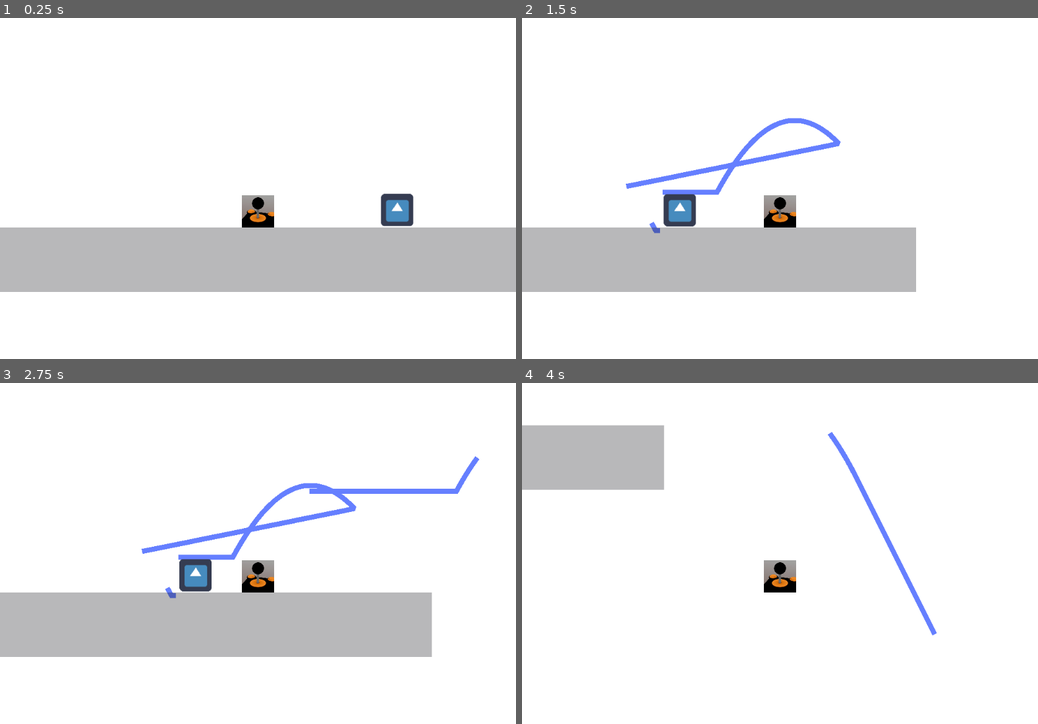
Above: before the commit, frames 1-4 (two rows, left to right).
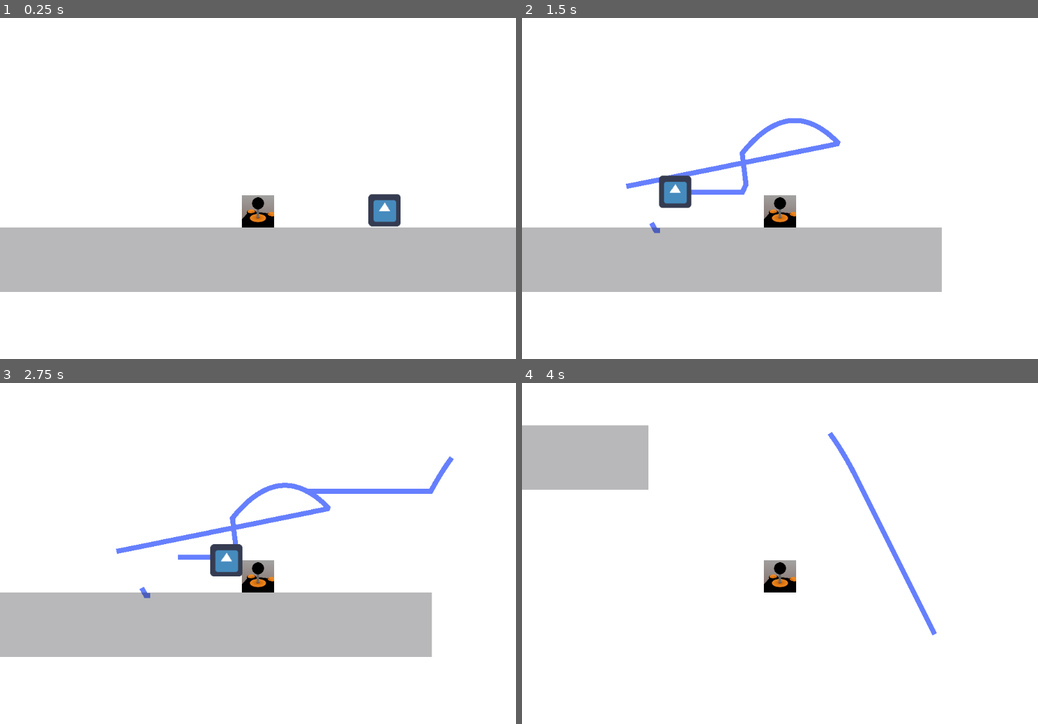
Above: after the commit, the same moments.

Repository: igaryhe/LD45
Game: Godot game, scene res://World.tscn
Same seed, same stepped clock (60 frames per second), same inputs: the game is played once before the commit and once after it. The project has no main scene, so this scene is started directly. The engine's default icon, where the game draws it, is replaced by a stand-in: a white triangle on a blue panel in a dark square. Sound files missing from this copy of the repository are replaced by a short silence.
Inputs (mouse positions are in pixels of both pictures, inside the frame that each line leads up to):
- Up to frame 1 (0.25 s): no input
- Up to frame 2 (1.5 s): move the mouse to (893, 191) at 0.52 s; press the mouse at (893, 191) at 0.53 s; hold Right (ui_right) from 0.53 s (still down); tap Space (jump) at 0.77 s; move the mouse to (676, 229) at 1.27 s; release the mouse at (676, 229) at 1.28 s; click (676, 229) at 1.35 s
- Up to frame 3 (2.75 s): tap Space (jump) at 1.52 s; move the mouse to (309, 492) at 2.02 s; release Right (ui_right) at 2.03 s; press the mouse at (309, 492) at 2.03 s; hold Left (ui_left) from 2.03 s (still down)
- Up to frame 4 (4 s): move the mouse to (754, 652) at 2.77 s; release Left (ui_left) at 2.78 s; release the mouse at (754, 652) at 2.78 s; hold Right (ui_right) from 2.78 s (still down); click (754, 652) at 2.85 s; tap Space (jump) at 3.02, 3.77 s; move the mouse to (934, 635) at 3.52 s; press the mouse at (934, 635) at 3.53 s

The runs differ from the first frame. In frame 1, 0.7% of the frame differs, in the area x 71-81%, y 51-62%; in frame 2, 2.1%; in frame 3, 3.5%, in the area x 22-93%, y 21-64%; in frame 4, 0.6%.

Commit message:
Move enemies toward the player

Diff:
--- /dev/null
+++ b/Enemy.gd
@@ -0,0 +1,10 @@
+extends StaticBody2D
+const SPEED = 100.0
+var direction
+
+func _ready():
+	pass
+
+func _physics_process(delta):
+	var motion = direction * SPEED * delta
+	position += motion
--- a/Enemy.tscn
+++ b/Enemy.tscn
@@ -1,14 +1,16 @@
-[gd_scene load_steps=3 format=2]
+[gd_scene load_steps=4 format=2]
 
-[ext_resource path="res://res/icon.png" type="Texture" id=1]
+[ext_resource path="res://Enemy.gd" type="Script" id=1]
+[ext_resource path="res://res/icon.png" type="Texture" id=2]
 
 [sub_resource type="RectangleShape2D" id=1]
 extents = Vector2( 32, 32 )
 
 [node name="Enemy" type="StaticBody2D"]
+script = ExtResource( 1 )
 
 [node name="Sprite" type="Sprite" parent="."]
-texture = ExtResource( 1 )
+texture = ExtResource( 2 )
 
 [node name="CollisionShape2D" type="CollisionShape2D" parent="."]
 shape = SubResource( 1 )
--- a/World.gd
+++ b/World.gd
@@ -5,6 +5,7 @@
 	distance = $Player.get_position().distance_to($Enemy.get_position())
 	print(distance)
 	if distance < 300:
-		$Player/AudioStreamPlayer2D.set_pitch_scale(1.2)
+		$Player/AudioStreamPlayer2D.set_pitch_scale(1.8)
 	else:
 		$Player/AudioStreamPlayer2D.set_pitch_scale(1)
+	$Enemy.direction = ($Player.position - $Enemy.position).normalized()
